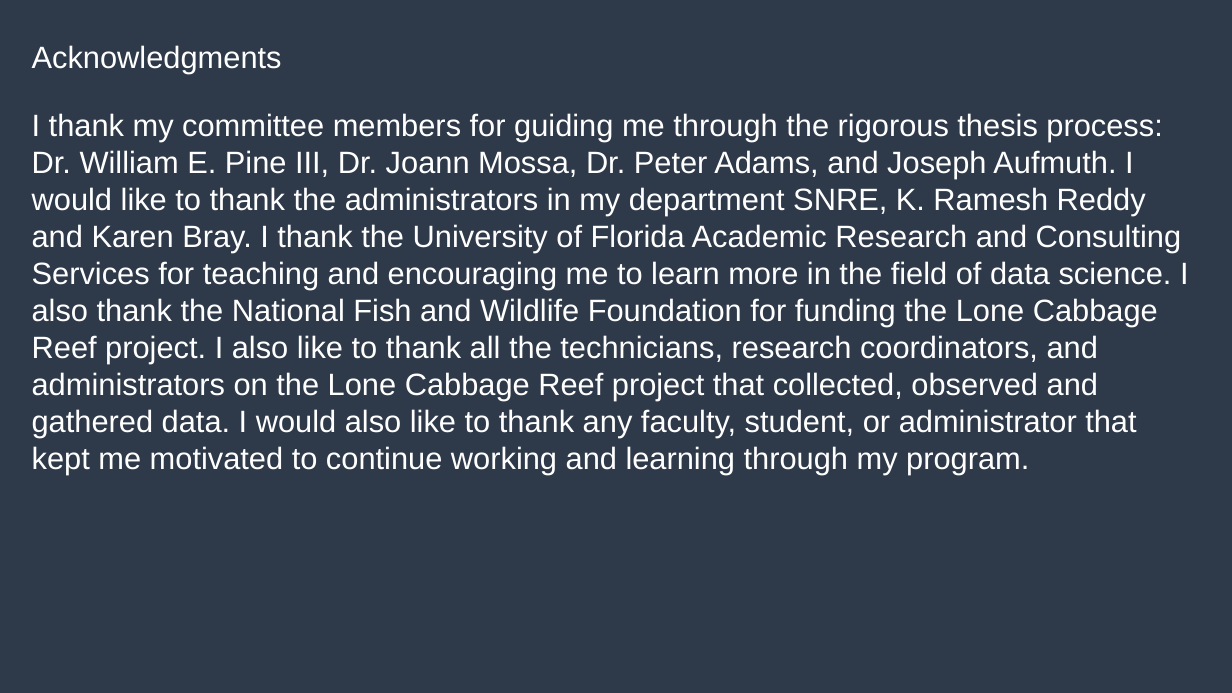
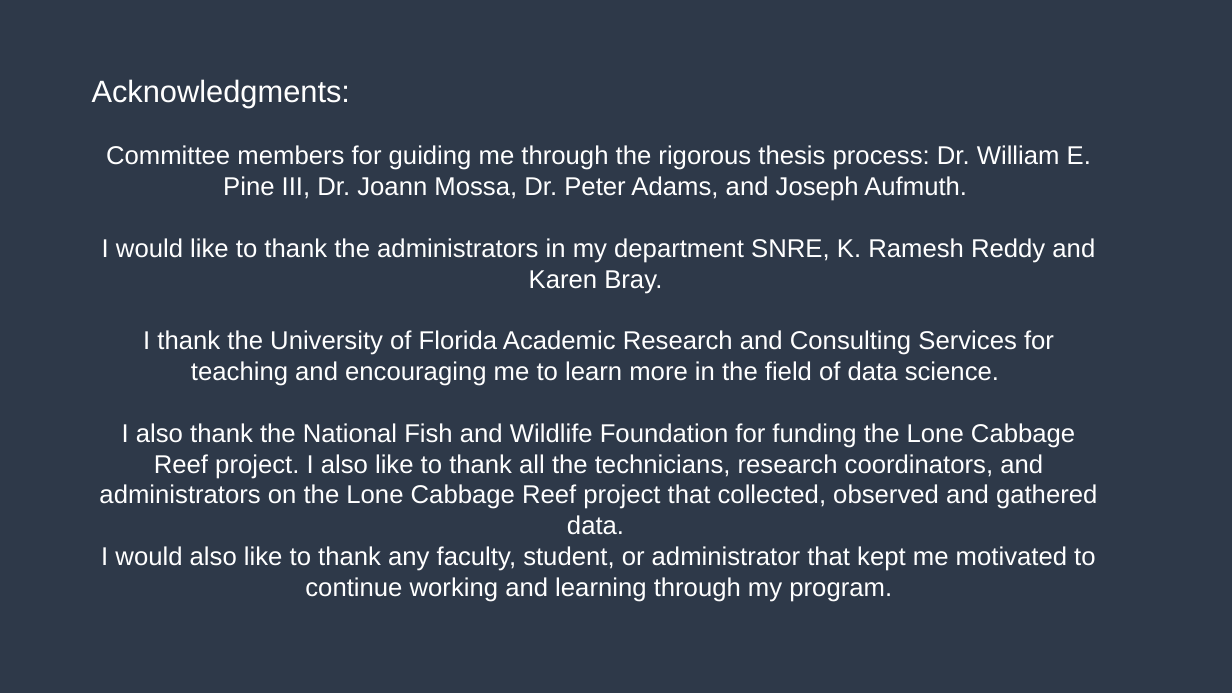
Before and after one commit to melimore86/graduate_courses, a slide deck: slide 26 of graduate_research/defense_moreno.pptx (slide 25 before the commit). Drawn at 1232x693 pixels with LibreOffice and Linux fonts; fonts in the diff are those of the drawing. Boxes give left, top, right and bottom in pixels: in the first picture for what was removed or moved away, otherwise in the second. Text is boxed around its words. In the diff, an @@ line names an element or a change of style, - is before the commit and + after.

```diff
--- a/graduate_research/defense_moreno.pptx
+++ b/graduate_research/defense_moreno.pptx
@@ text at box(92, 79, 1097, 602): text changed; size 24 to 20 pt @@
-Acknowledgments
-I thank my committee members for guiding me through the rigorous thesis process: Dr. William E. Pine III, Dr. Joann Mossa, Dr. Peter Adams, and Joseph Aufmuth. I would like to thank the administrators in my department SNRE, K. Ramesh Reddy and Karen Bray. I thank the University of Florida Academic Research and Consulting Services for teaching and encouraging me to learn more in the field of data science. I also thank the National Fish and Wildlife Foundation for funding the Lone Cabbage Reef project. I also like to thank all the technicians, research coordinators, and administrators on the Lone Cabbage Reef project that collected, observed and gathered data. I would also like to thank any faculty, student, or administrator that kept me motivated to continue working and learning through my program.
+Acknowledgments:
+Committee members for guiding me through the rigorous thesis process: Dr. William E. Pine III, Dr. Joann Mossa, Dr. Peter Adams, and Joseph Aufmuth.
+I would like to thank the administrators in my department SNRE, K. Ramesh Reddy and Karen Bray.
+I thank the University of Florida Academic Research and Consulting Services for teaching and encouraging me to learn more in the field of data science.
+I also thank the National Fish and Wildlife Foundation for funding the Lone Cabbage Reef project. I also like to thank all the technicians, research coordinators, and administrators on the Lone Cabbage Reef project that collected, observed and gathered data.
+I would also like to thank any faculty, student, or administrator that kept me motivated to continue working and learning through my program.
```
Also in this commit, not shown: 2 other slides changed, 1 slide added.
